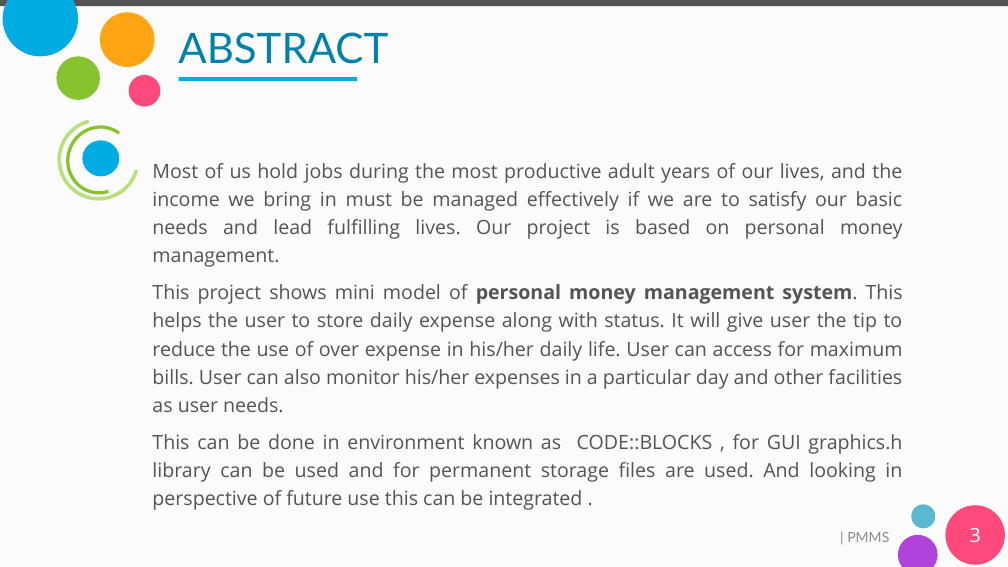
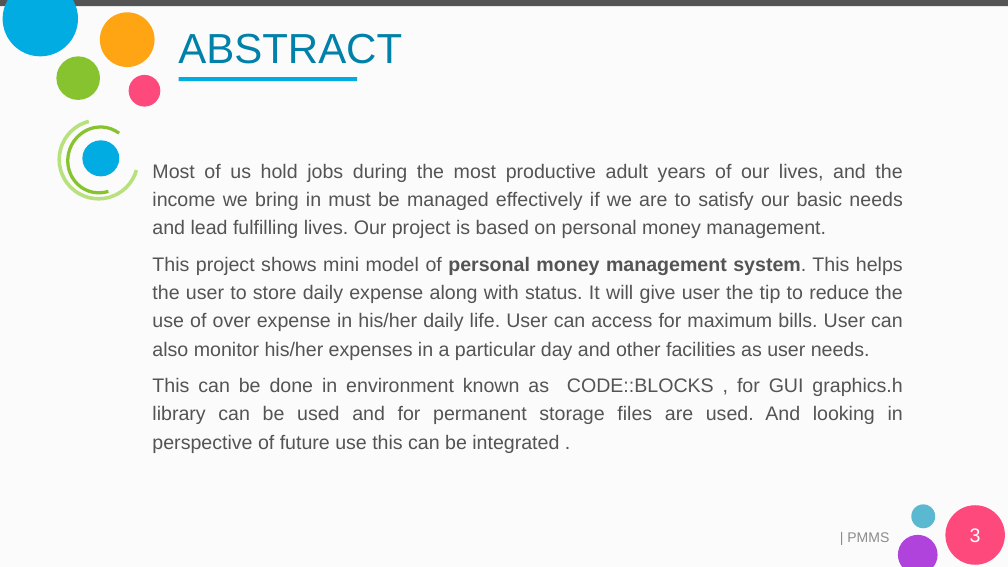
Before and after one commit to roncyrthomas/Blockchain, a slide deck: slide 3 of mp final/pmms.pptx. Drawn at 1008x567 pixels with LibreOffice and Linux fonts; fonts in the diff are those of the drawing. Boxes give left, top, right and bottom in pixels: in the first picture for what was removed or moved away, otherwise in the second. Text is boxed around its words. In the diff, an @@ line names an element or a change of style, - is before the commit and + after.

```diff
--- a/mp final/pmms.pptx
+++ b/mp final/pmms.pptx
@@ title "ABSTRACT" at (178,33,402,64): font Lato to Arial @@
@@ text "Most of us hold jobs ..." at (152,164,903,453): font Open Sans to Arial @@
@@ text "| PMMS" at (847,532,889,542): font Lato to Arial @@
@@ page number at (970,528,981,542): font Open Sans to Arial @@
```
Also in this commit, not shown: 7 other slides changed, 1 slide removed, 2 other files.
